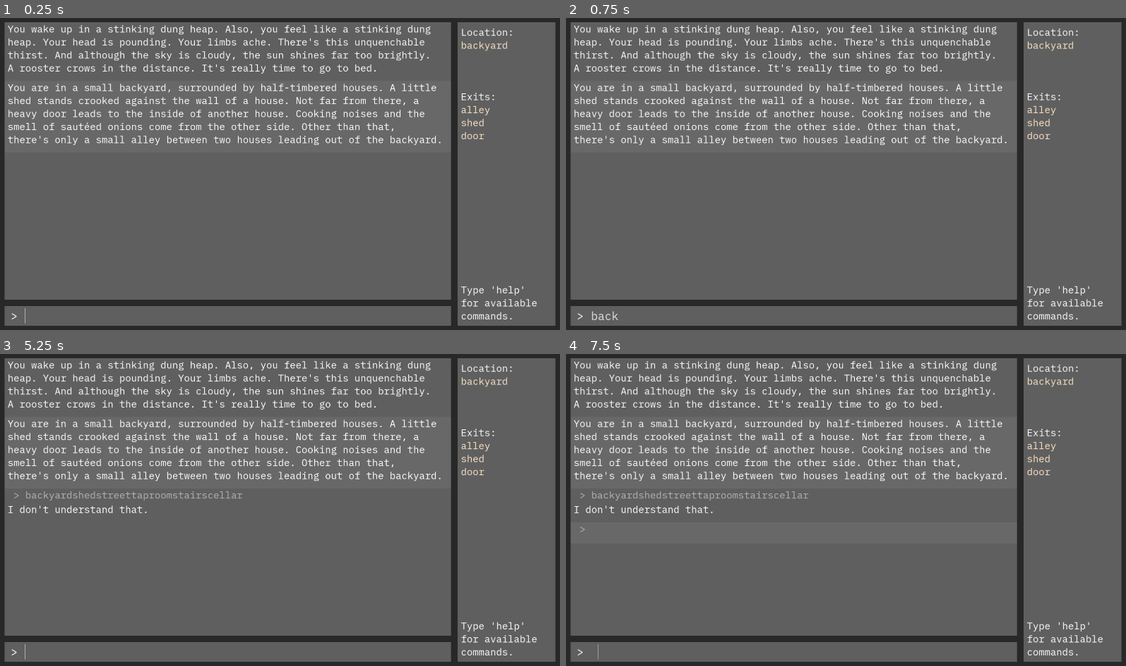
Above: before the commit, frames 1-4 (two rows, left to right).
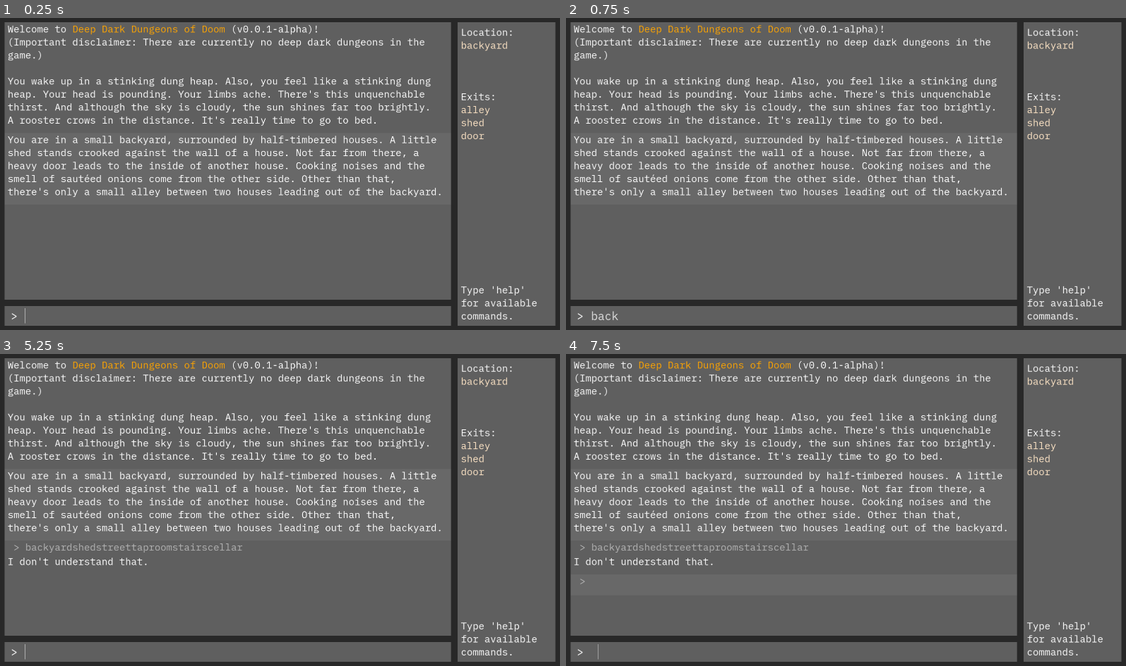
Above: after the commit, the same moments.

Repository: alephmembeth/textadventure-from-scratch
Game: Godot game, scene res://game.tscn
Two runs of this game, one before a commit and one after it. Both use one fixed random seed, a clock stepped at 60 frames per second and the inputs below.
Inputs (mouse positions are in pixels of both pictures, inside the frame that each line leads up to):
- Up to frame 1 (0.25 s): no input
- Up to frame 2 (0.75 s): click (806, 314) at 0.52 s; type "backyard" at 0.6 s
- Up to frame 3 (5.25 s): type "shed" at 1.25 s; type "street" at 2 s; type "taproom" at 2.75 s; type "stairs" at 3.5 s; type "cellar" at 4.25 s; tap Enter at 5 s
- Up to frame 4 (7.5 s): tap Space at 5.75, 7.25 s; tap Enter at 6.5 s

The runs differ from the first frame. In frame 1, 9.4% of the frame differs, in the area x 1-79%, y 2-58%; in frame 2, 9.4%; in frame 3, 10%, in the area x 1-79%, y 2-68%; in frame 4, 10%.
Error in both runs: Invalid access of index '0' on a base object of type: 'PackedStringArray'. (res://parser.gd:18)

Commit message:
Add game title

Diff:
--- a/game.gd
+++ b/game.gd
@@ -11,7 +11,7 @@
 	parser.area_changed.connect(side_panel.handle_area_changed)
 	parser.area_updated.connect(side_panel.handle_area_updated)
 
-	info_panel.create_response("You wake up in a stinking dung heap. Als …(243 unchanged characters)…
+	info_panel.create_response("Welcome to [color=orange]Deep Dark Dungeons of Doom[/color] (v0.0.1-alpha)!\n(Important disclaimer: There are currently no deep dark dungeons in the game.)\n\nYou wake up in a stinking dung heap. Als …(243 unchanged characters)…
 
 	var starting_area_response = parser.initialize(area_manager.get_child(0), player)
 	info_panel.create_response(starting_area_response)
--- a/parser.gd
+++ b/parser.gd
@@ -187,7 +187,7 @@
 
 
 func gameinfo():
-	return "For more information about this game, visit https://github.com/alephmembeth/textadventure-from-scratch/"
+	return "[color=orange]Deep Dark Dungeons of Doom[/color] (v.0.0.1-alpha). For more information about the game, visit https://github.com/alephmembeth/textadventure-from-scratch/"
 
 
 func change_area(new_area: Area) -> String:
Not shown, changed: readme.md
